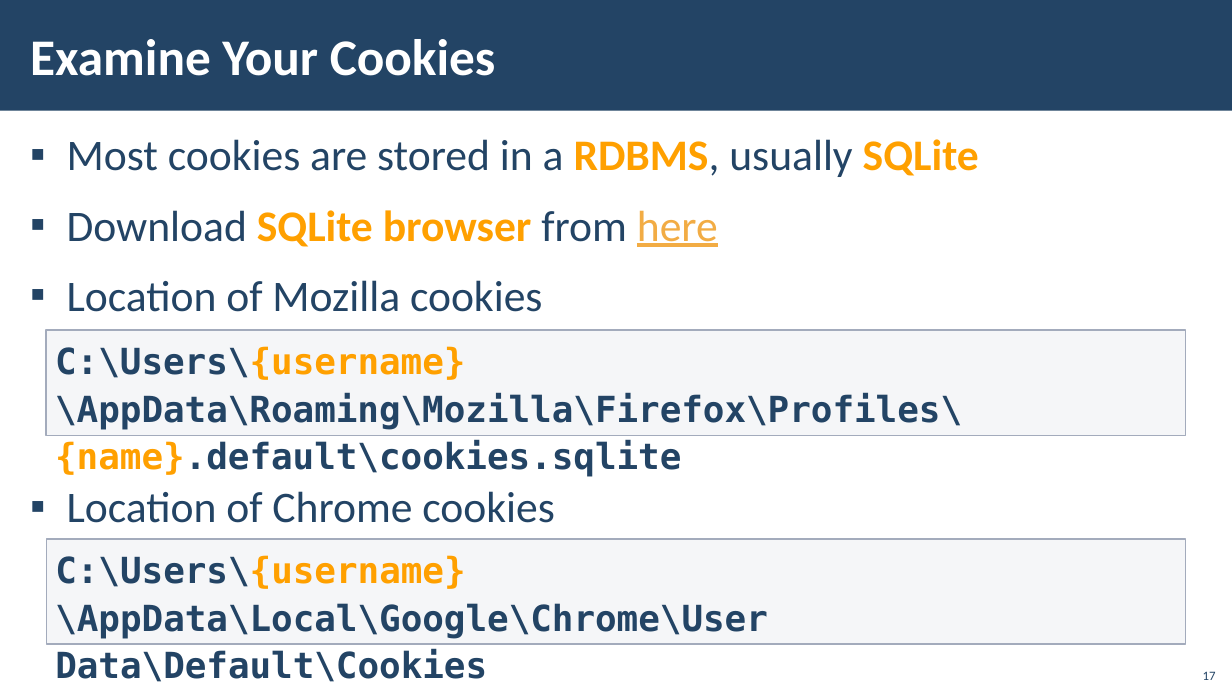
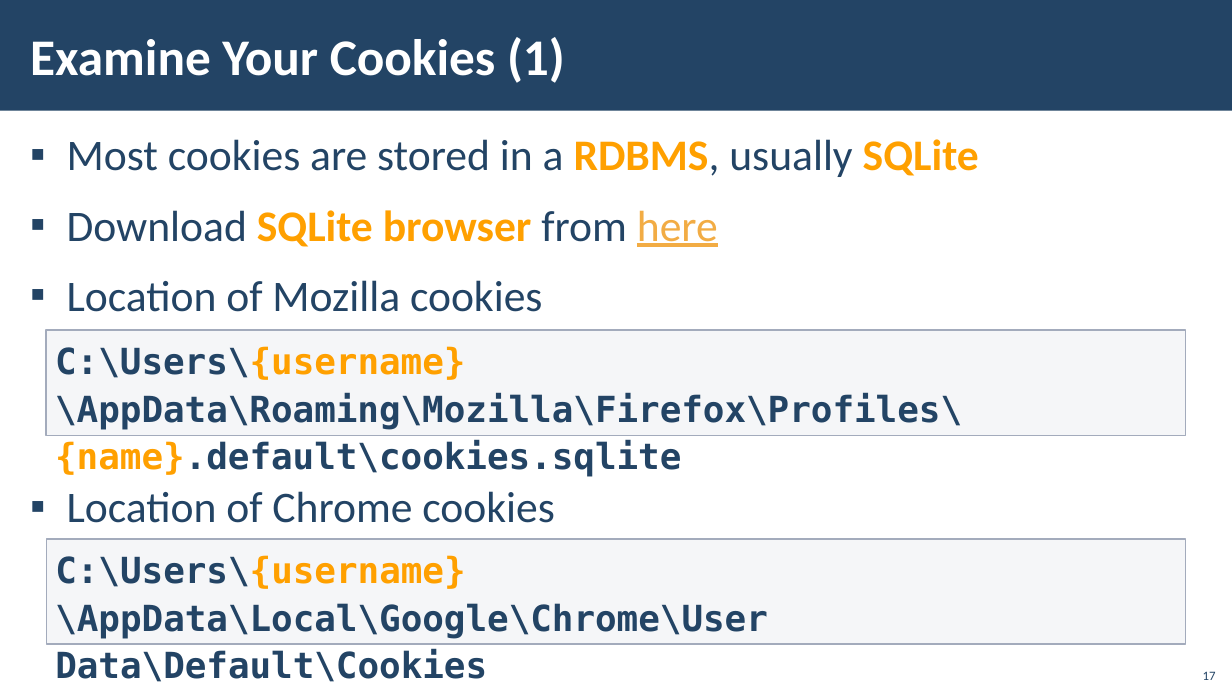
Before and after one commit to vasildimov98/softuni-tutorials, a slide deck: slide 17 of 08.C#Web/1.WebBesic/03.StateManagement/03. CSharp-Web-Basics-Web Server-State-Management.pptx. Drawn at 1232x693 pixels with LibreOffice and Linux fonts; fonts in the diff are those of the drawing; background and template pictures are left out. Boxes give left, top, right and bottom in pixels: in the first picture for what was removed or moved away, otherwise in the second. Text is boxed around its words. In the diff, an @@ line names an element or a change of style, - is before the commit and + after.

```diff
--- a/08.C#Web/1.WebBesic/03.StateManagement/03. CSharp-Web-Basics-Web Server-State-Management.pptx
+++ b/08.C#Web/1.WebBesic/03.StateManagement/03. CSharp-Web-Basics-Web Server-State-Management.pptx
@@ title at bbox=[30, 37, 565, 83]: text changed @@
-Examine Your Cookies
+Examine Your Cookies (1)
```
Also in this commit, not shown: 6 other slides changed, 1 other file.
